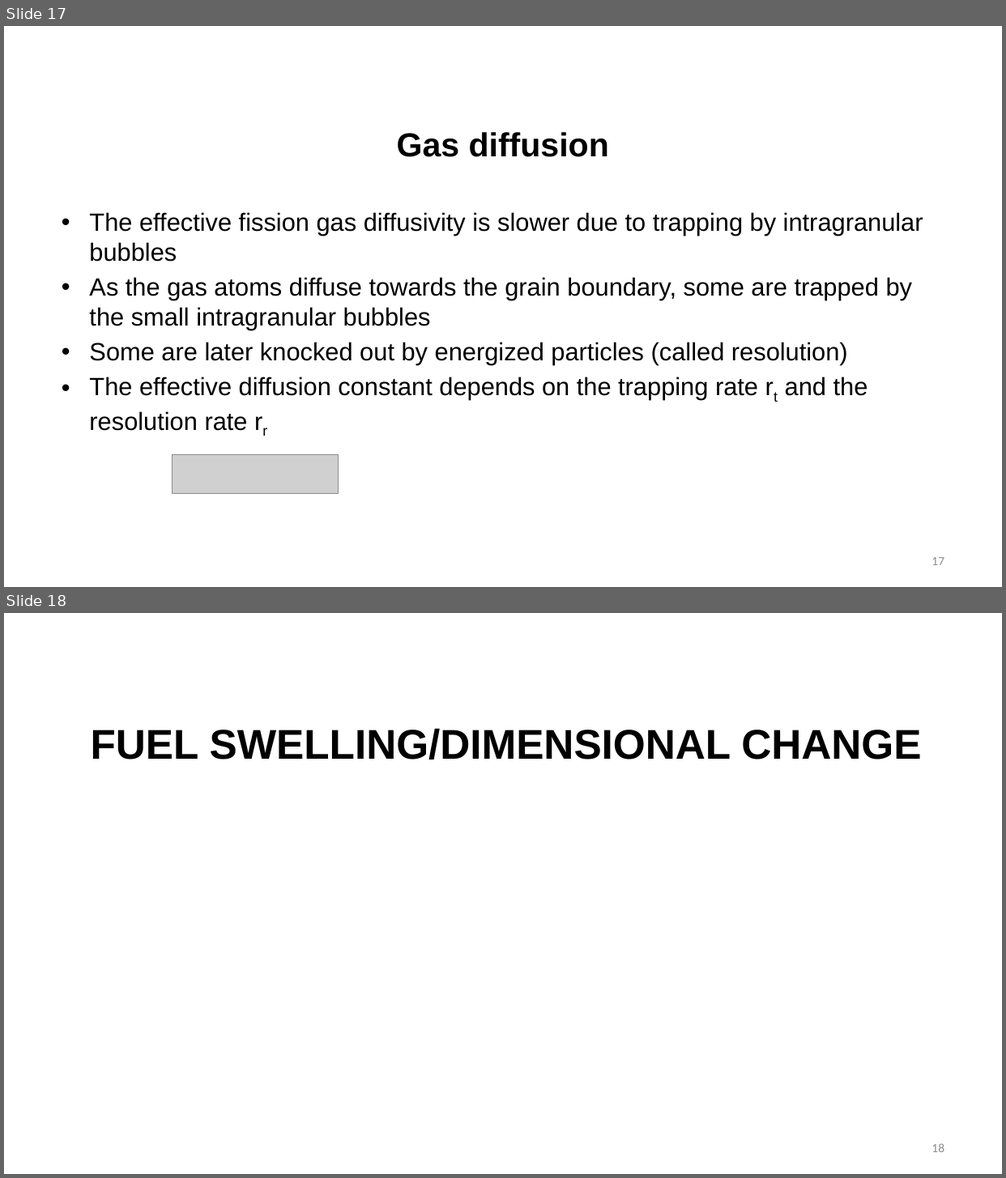
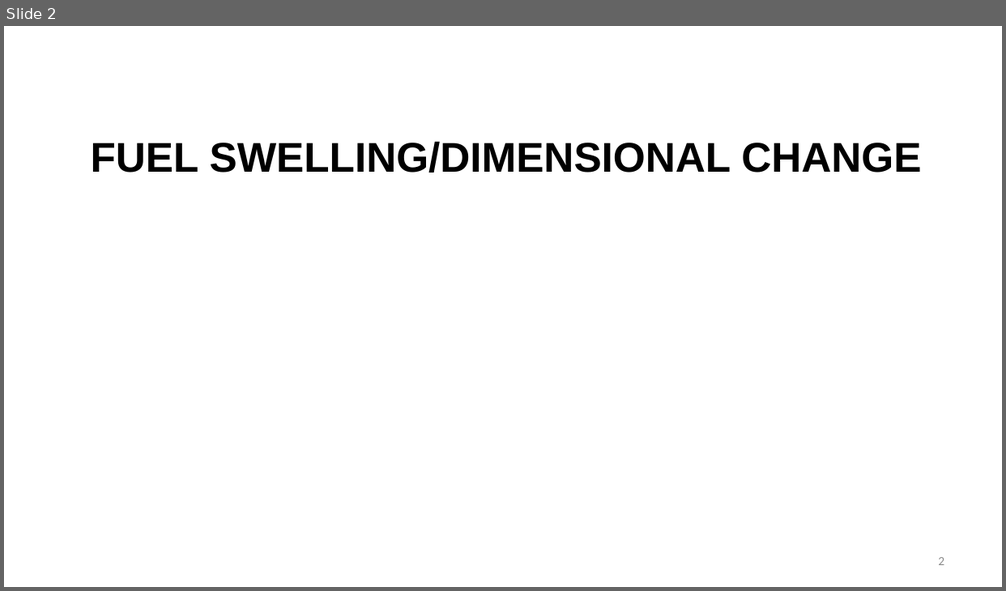
Before and after one commit to benbeeler/TEACHING, a slide deck: Nuclear_Fuel_Performance/NE533_Spring2026/Module3/Lec13_FGR_swelling.pptx. Shown one above the other, each under a label of ours: slides 17 and 18 before the commit, slide 2 after it. The pictures are 1006x1178 and 1006x591 pixels, drawn with LibreOffice and Linux fonts; fonts in the diff are those of the drawing; grey boxes stand for pictures; background and template pictures are left out. Boxes give left, top, right and bottom in pixels: in the first picture for what was removed or moved away, otherwise in the second. Text is boxed around its words. In the diff, an @@ line names an element or a change of style, - is before the commit and + after.

```diff
--- a/Nuclear_Fuel_Performance/NE533_Spring2026/Module3/Lec13_FGR_swelling.pptx
+++ b/Nuclear_Fuel_Performance/NE533_Spring2026/Module3/Lec13_FGR_swelling.pptx
@@ slide 17 removed at (4,26,1002,587), background #FFFFFF @@
@@ title removed at (397,132,609,157) @@
-Gas diffusion
@@ text removed at (89,212,923,431) @@
-• The effective fission gas diffusivity is slower due to trapping by intragranular bubbles
-• As the gas atoms diffuse towards the grain boundary, some are trapped by the small intragranular bubbles
-• Some are later knocked out by energized particles (called resolution)
-• The effective diffusion constant depends on the trapping rate rt and the resolution rate rr
@@ picture removed at (172,455,339,493) @@
@@ page number removed at (931,557,944,565) @@
-17
@@ what was slide 18 is now slide 2 @@
@@ page number at (938,557,944,565): text changed @@
-18
+2
```
Also in this commit, not shown: 1 slide changed, 15 other slides removed, 6 other files.
